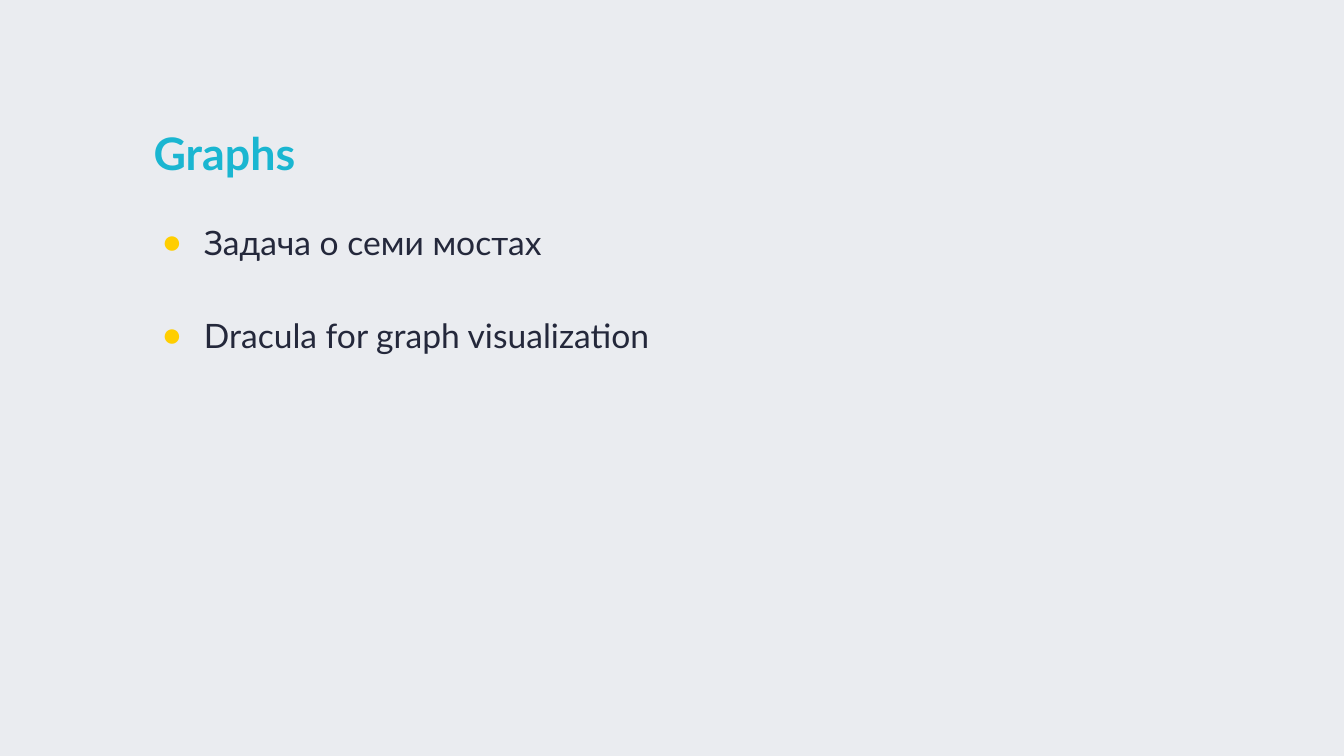
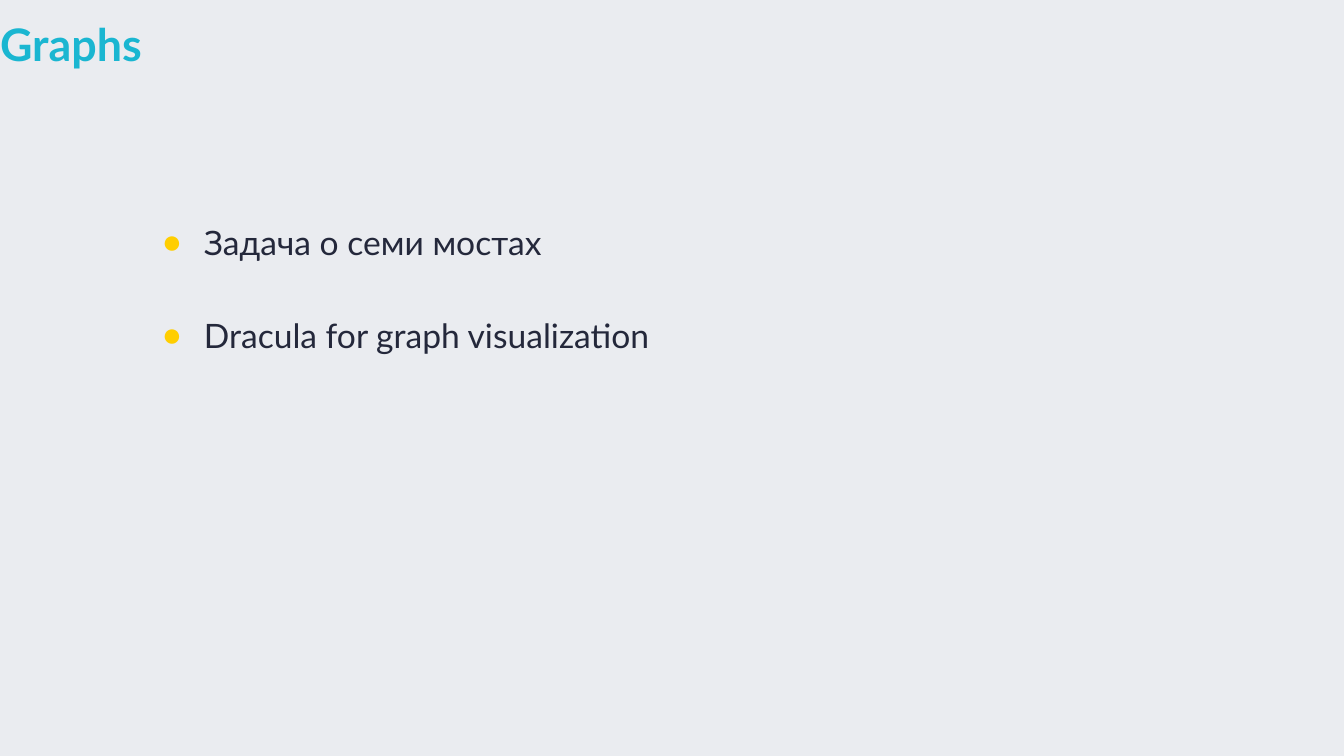
Before and after one commit to TigranVardanyan/Algorithms-and-Data-structures, a slide deck: slide 30 of ds&a.pptx (slide 29 before the commit). Drawn at 1344x756 pixels with LibreOffice and Linux fonts; fonts in the diff are those of the drawing. Boxes give left, top, right and bottom in pixels: in the first picture for what was removed or moved away, otherwise in the second. Text is boxed around its words. In the diff, an @@ line names an element or a change of style, - is before the commit and + after.

Commit message:
Graph - addEdge, removeEdge, removeVertex

```diff
--- a/ds&a.pptx
+++ b/ds&a.pptx
@@ title "Graphs" moved from (x1=154, y1=136, x2=296, y2=178) to (x1=0, y1=27, x2=142, y2=69) @@
```
Also in this commit, not shown: 2 other slides changed, 2 slides added, 1 slide removed, 2 other files.
